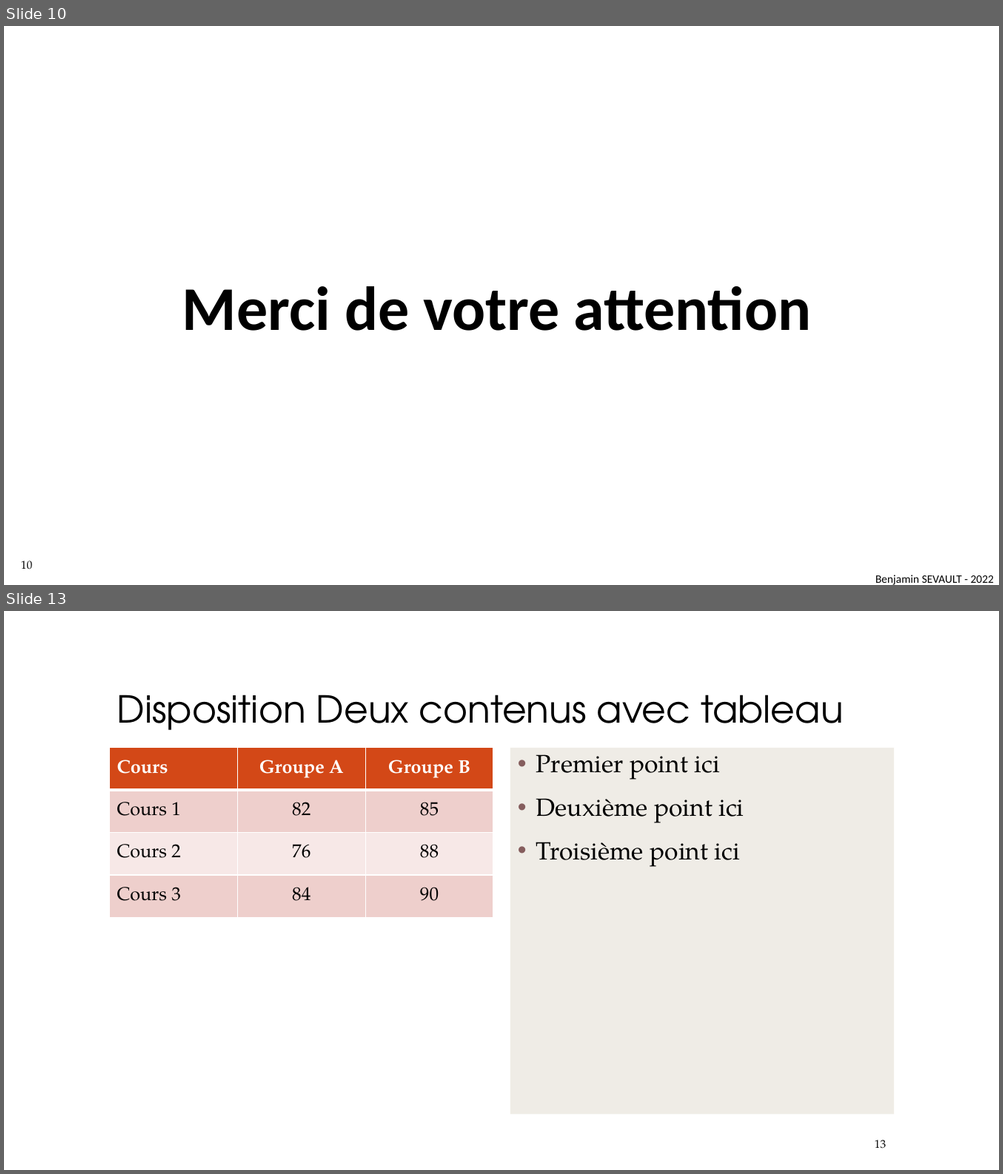
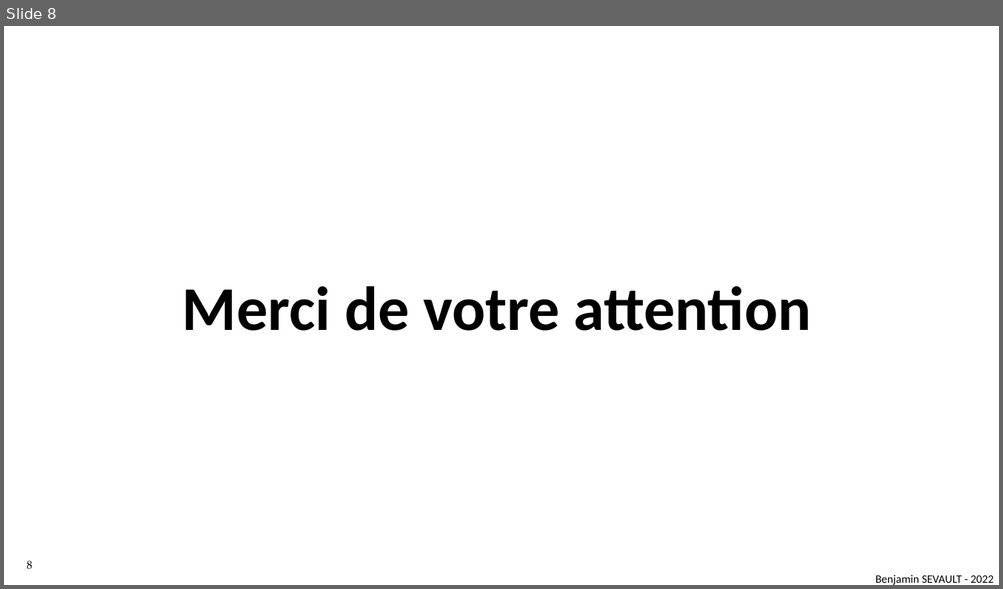
Before and after one commit to BSevault/beemonitor-docs, a slide deck: Projet de ruche connectée.pptx. Shown one above the other, each under a label of ours: slides 10 and 13 before the commit, slide 8 after it; the slides between them are not shown. The pictures are 1003x1174 and 1003x589 pixels, drawn with LibreOffice and Linux fonts; fonts in the diff are those of the drawing; background and template pictures are left out. Boxes give left, top, right and bottom in pixels: in the first picture for what was removed or moved away, otherwise in the second. Text is boxed around its words. In the diff, an @@ line names an element or a change of style, - is before the commit and + after.

```diff
--- a/Projet de ruche connectée.pptx
+++ b/Projet de ruche connectée.pptx
@@ slide 13 removed at (4,611,999,1170), background picture (left out) @@
@@ title removed at (117,695,843,730) @@
-Disposition Deux contenus avec tableau
@@ table removed at (109,748,492,917), 4 rows, 3 columns @@
-Cours | Groupe A | Groupe B
-Cours 1 | 82 | 85
-Cours 2 | 76 | 88
-Cours 3 | 84 | 90
@@ text removed at (510,748,893,1115) @@
-• Premier point ici
-• Deuxième point ici
-• Troisième point ici
@@ page number removed at (874,1140,885,1149) @@
-13
@@ what was slide 10 is now slide 8 @@
@@ page number at (27,561,33,570): text changed @@
-10
+8
```
Also in this commit, not shown: 4 slides changed, 1 slide added, 6 other slides removed, 3 other files.
